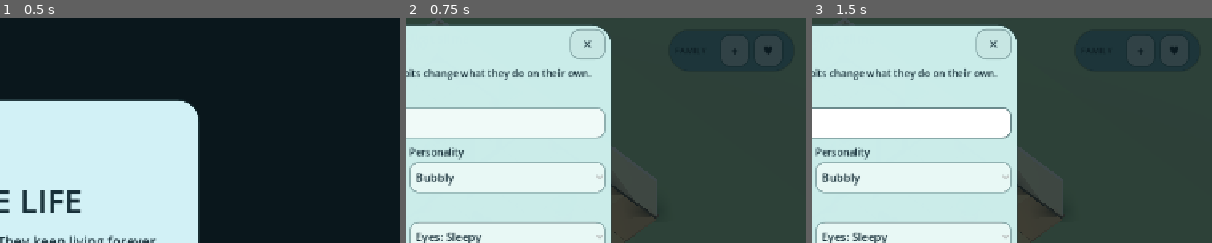
Above: before the commit, frames 1-3 (left to right).
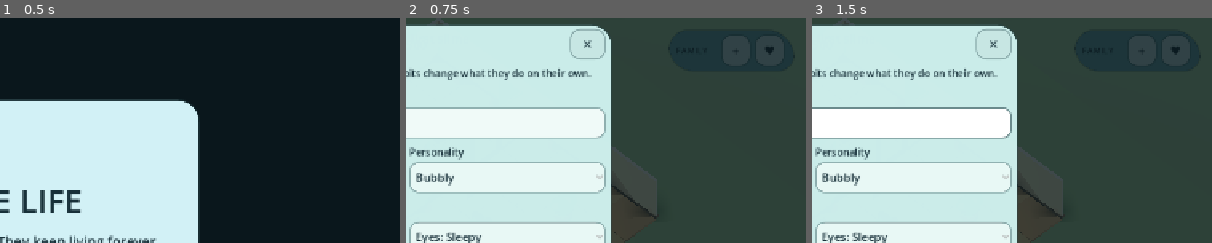
Above: after the commit, the same moments.

Repository: wisteria477/Slime-game
Game: Godot game, scene res://scenes/Main.tscn
Same seed, same stepped clock (60 frames per second), same inputs: the game is played once before the commit and once after it.
Inputs (mouse positions are % of the whole screen's width and height, from its top left):
- Up to frame 1 (0.5 s): no input
- Up to frame 2 (0.75 s): click "START HOUSE" at 0.5 s
- Up to frame 3 (1.5 s): click (50, 23) at 1.27 s; type "12" at 1.35 s
The pictures show only the part of the screen within x 50-100%, y 0-50%; the shares and areas given below are measured in that part.

Frame 1 is identical in both runs. In frame 2, 0.1% of the frame differs, in the area x 78-95%, y 8-21%; in frame 3, 0.1%.

Commit message:
Give live HUD an original slime puddle visual language

Diff:
--- a/scripts/main.gd
+++ b/scripts/main.gd
@@ -477,7 +477,7 @@
     family_panel.offset_right = -18
     family_panel.offset_top = 18
     family_panel.offset_bottom = 86
-    family_panel.add_theme_stylebox_override("panel", _panel_style(Color(0.40, 0.66, 0.68, 0.96), 32))
+    family_panel.add_theme_stylebox_override("panel", _puddle_style(Color(0.40, 0.66, 0.68, 0.96)))
     family_panel.mouse_filter = Control.MOUSE_FILTER_STOP
     root_ui.add_child(family_panel)
 
@@ -534,7 +534,7 @@
     needs_panel.offset_right = -180
     needs_panel.offset_top = -96
     needs_panel.offset_bottom = -18
-    needs_panel.add_theme_stylebox_override("panel", _panel_style(Color(0.55, 0.76, 0.77, 0.97), 30))
+    needs_panel.add_theme_stylebox_override("panel", _puddle_style(Color(0.55, 0.76, 0.77, 0.97)))
     needs_panel.mouse_filter = Control.MOUSE_FILTER_STOP
     root_ui.add_child(needs_panel)
     var needs_box := VBoxContainer.new()
@@ -672,7 +672,7 @@
 
     context_panel = PanelContainer.new()
     context_panel.custom_minimum_size = Vector2(250, 0)
-    context_panel.add_theme_stylebox_override("panel", _panel_style(Color(0.88, 0.96, 0.94, 0.985), 24))
+    context_panel.add_theme_stylebox_override("panel", _puddle_style(Color(0.88, 0.96, 0.94, 0.985)))
     context_panel.mouse_filter = Control.MOUSE_FILTER_STOP
     context_panel.visible = false
     root_ui.add_child(context_panel)
@@ -1863,7 +1863,7 @@
         needs_profile.text += "   •   " + obligation
     if needs_expanded:
         needs_profile.text += "\n" + slime.profile_text()
-    needs_panel.add_theme_stylebox_override("panel", _panel_style(_emotion_color(slime.emotion).darkened(0.05), 26))
+    needs_panel.add_theme_stylebox_override("panel", _puddle_style(_emotion_color(slime.emotion).darkened(0.05)))
     for key in NEEDS:
         var bar := needs_row.find_child("Need_%s" % key, true, false)
         if bar is ProgressBar:
@@ -2165,6 +2165,24 @@
     field.add_theme_stylebox_override("normal", _panel_style(Color(0.94, 0.98, 0.97, 1.0), 14))
     field.add_theme_stylebox_override("focus", _panel_style(Color(1.0, 1.0, 1.0, 1.0), 14))
 
+func _puddle_style(color: Color) -> StyleBoxFlat:
+    var style := StyleBoxFlat.new()
+    style.bg_color = color
+    style.corner_radius_top_left = 34
+    style.corner_radius_top_right = 46
+    style.corner_radius_bottom_left = 42
+    style.corner_radius_bottom_right = 26
+    style.border_width_left = 2
+    style.border_width_top = 2
+    style.border_width_right = 2
+    style.border_width_bottom = 2
+    style.border_color = Color(0.14, 0.27, 0.29, 0.30)
+    style.content_margin_left = 12
+    style.content_margin_right = 12
+    style.content_margin_top = 8
+    style.content_margin_bottom = 8
+    return style
+
 func _panel_style(color: Color, radius: int) -> StyleBoxFlat:
     var style := StyleBoxFlat.new()
     style.bg_color = color
